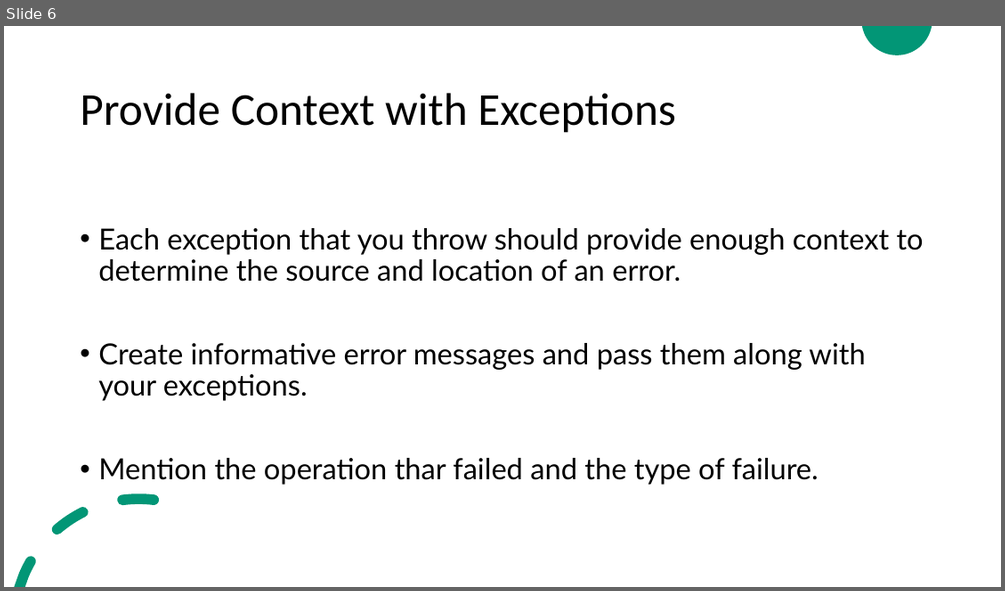
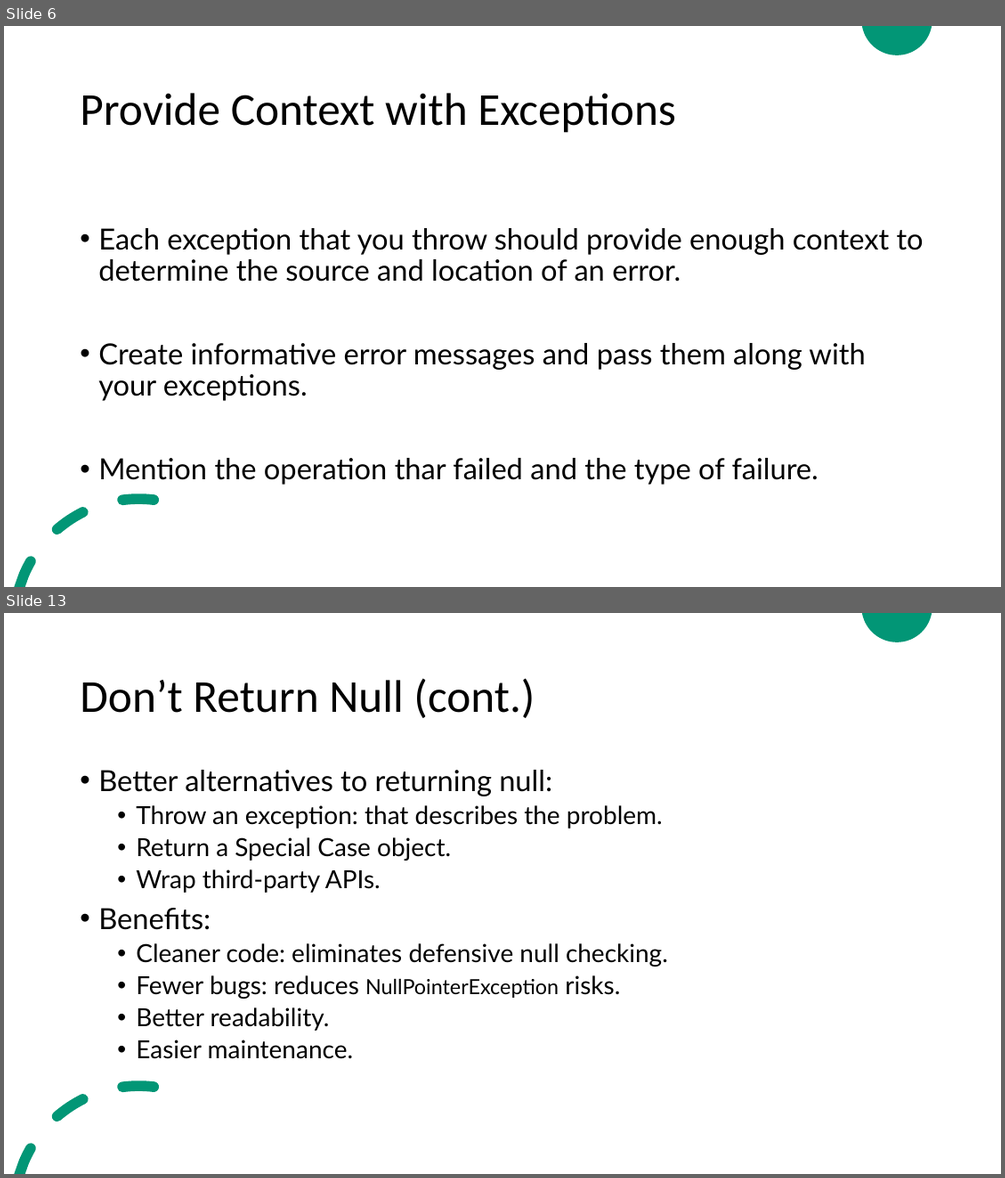
Before and after one commit to ZeinaZayed4/clean-code, a slide deck: Clean Code - Chapter 7.pptx. Shown one above the other, each under a label of ours: slide 6 before the commit, slides 6 and 13 after it; the slides between them are not shown. The pictures are 1005x591 and 1005x1178 pixels, drawn with LibreOffice and Linux fonts; fonts in the diff are those of the drawing. Boxes give left, top, right and bottom in pixels: in the first picture for what was removed or moved away, otherwise in the second. Text is boxed around its words. In the diff, an @@ line names an element or a change of style, - is before the commit and + after.

Commit message:
Update Clean Code - Chapter 7.pptx
Completed reading chapter 7 (error handling)

```diff
--- a/Clean Code - Chapter 7.pptx
+++ b/Clean Code - Chapter 7.pptx
@@ slide 13 added at (x1=4, y1=613, x2=1001, y2=1174), background #FFFFFF; not listed: 2 template elements that a slide beside it also shows @@
@@ title added at (x1=80, y1=678, x2=534, y2=718), 44 pt, text #000000 @@
+Don’t Return Null (cont.)
@@ text added at (x1=98, y1=770, x2=668, y2=1059), 24 pt, text #000000 @@
+• Better alternatives to returning null:
+  • Throw an exception: that describes the problem.
+  • Return a Special Case object.
+  • Wrap third-party APIs.
+• Benefits:
+  • Cleaner code: eliminates defensive null checking.
+  • Fewer bugs: reduces NullPointerException risks.
+  • Better readability.
+  • Easier maintenance.
```
Also in this commit, not shown: 8 other slides added.
